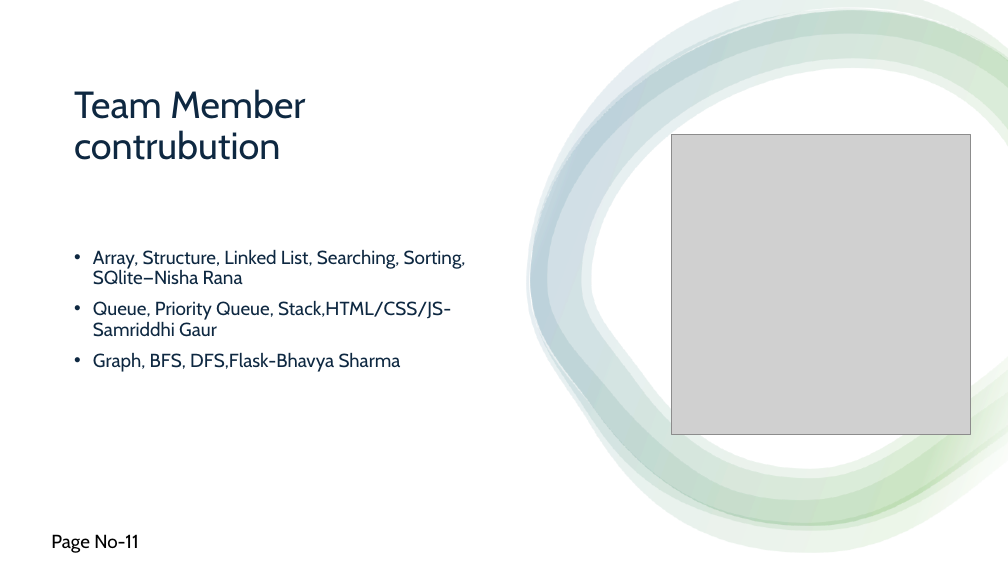
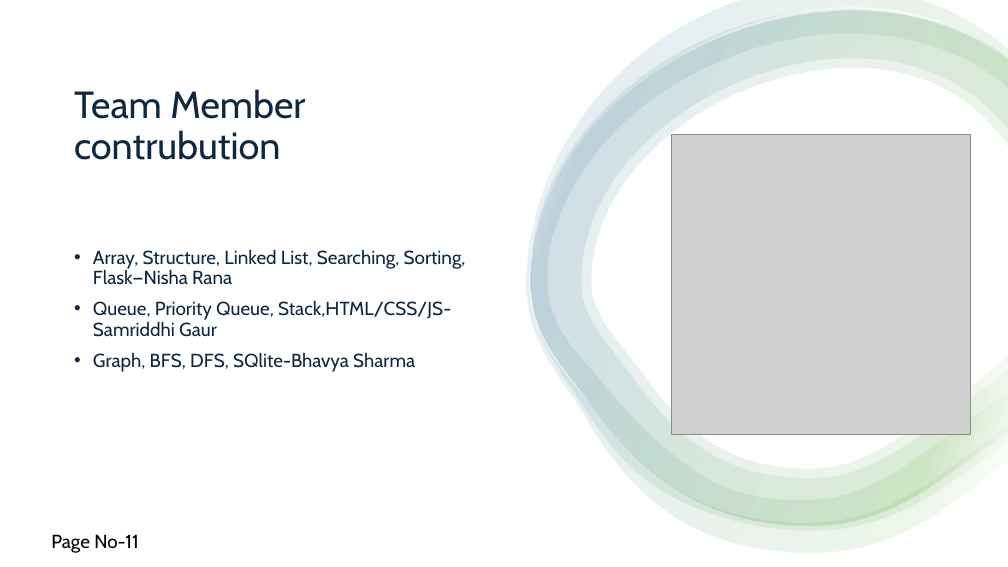
Before and after one commit to Bhavya-Sharma231/Smart-Student-Academic-Assistant, a slide deck: slide 11 of ppt phase 1.pptx. Drawn at 1008x567 pixels with LibreOffice and Linux fonts; fonts in the diff are those of the drawing; grey boxes stand for pictures. Boxes give left, top, right and bottom in pixels: in the first picture for what was removed or moved away, otherwise in the second. Text is boxed around its words. In the diff, an @@ line names an element or a change of style, - is before the commit and + after.

```diff
--- a/ppt phase 1.pptx
+++ b/ppt phase 1.pptx
@@ text at (93, 249, 466, 284): text changed @@
-• Array, Structure, Linked List, Searching, Sorting, SQlite—Nisha Rana
+• Array, Structure, Linked List, Searching, Sorting, Flask—Nisha Rana
@@ text at (93, 352, 415, 372): text changed @@
-• Graph, BFS, DFS,Flask-Bhavya Sharma
+• Graph, BFS, DFS, SQlite-Bhavya Sharma
```
